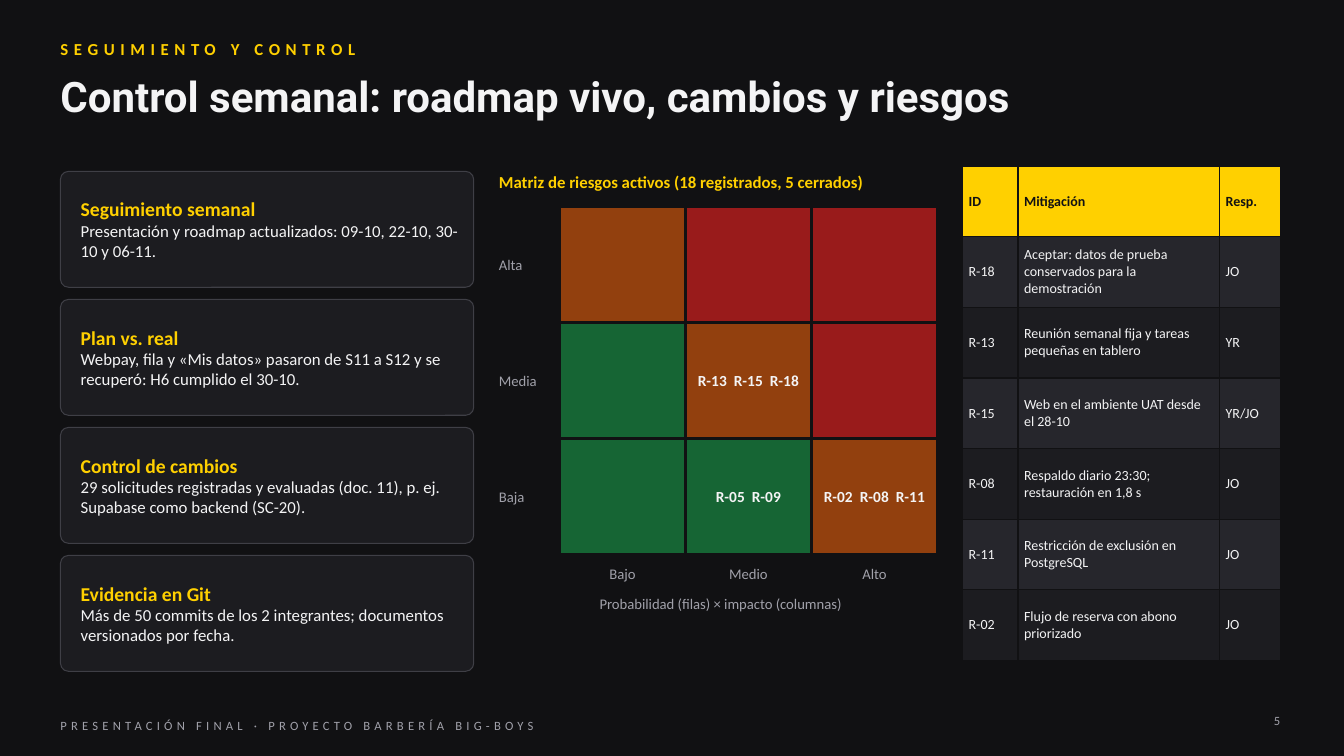
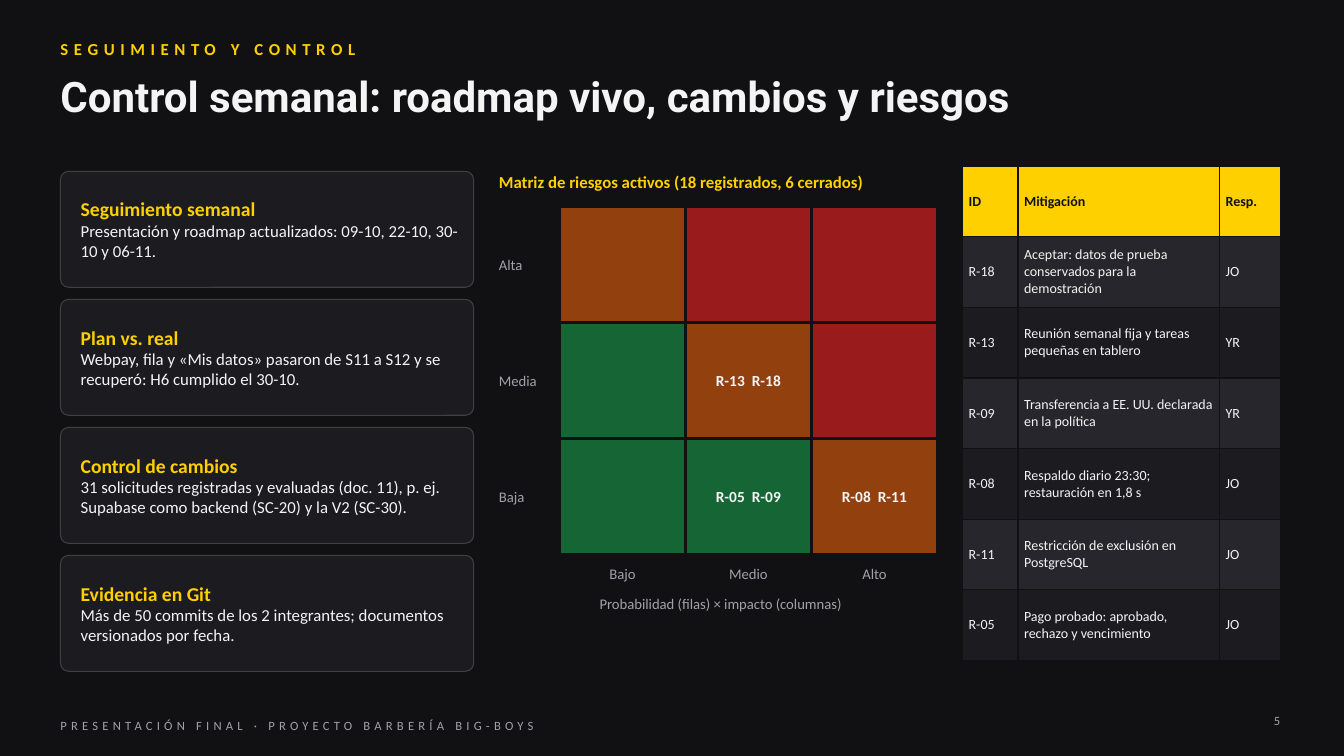
Before and after one commit to Yerko-Rosales/Proyecto_Barberia, a slide deck: slide 5 of Fase 3/Evidencias Grupales/Presentación Final del proyecto (Español).pptx. Drawn at 1344x756 pixels with LibreOffice and Linux fonts; fonts in the diff are those of the drawing. Boxes give left, top, right and bottom in pixels: in the first picture for what was removed or moved away, otherwise in the second. Text is boxed around its words. In the diff, an @@ line names an element or a change of style, - is before the commit and + after.

Commit message:
Cierre de pruebas (10-11-2026): Ciclo 1, Ciclo 2, UAT, Acta e Informe de Cierre
- Pruebas_UAT_10-11-2026: resultados de los 77 casos funcionales (51 aprobados, 26 diferidos a la V2),
  11 no funcionales (10 aprobados) y 6 escenarios UAT (6 aprobados), registro de 17 defectos, scripts y capturas.
- Documento 18 v1.5: resumen por ciclo, Tabla 20 (defectos) y Tabla 21 (resultado por caso).
- Documento 11 v1.5: SC-30 (casos diferidos a la V2) y SC-31 (UAT ejecutada por el equipo).
- Documento 15 v1.8: R-02 y R-15 cerrados (18 riesgos, 12 activos). Documento 00 v2.4 y README.
- Documento 13 v1.0 (Acta de Cierre) y documento 14 v1.0 (Informe de Cierre y Lecciones Aprendidas).
- Presentación final actualizada con los resultados del cierre.

```diff
--- a/Fase 3/Evidencias Grupales/Presentación Final del proyecto (Español).pptx
+++ b/Fase 3/Evidencias Grupales/Presentación Final del proyecto (Español).pptx
@@ text at (x1=499, y1=175, x2=863, y2=191): text changed @@
-Matriz de riesgos activos (18 registrados, 5 cerrados)
+Matriz de riesgos activos (18 registrados, 6 cerrados)
@@ table at (x1=963, y1=166, x2=1280, y2=645) @@
-row 4: R-15 | Web en el ambiente UAT desde el 28-10 | YR/JO
+row 4: R-09 | Transferencia a EE. UU. declarada en la política | YR
-row 7, column 1: R-02
+row 7, column 1: R-05
-row 7, column 2: Flujo de reserva con abono priorizado
+row 7, column 2: Pago probado: aprobado, rechazo y vencimiento
@@ text at (x1=716, y1=375, x2=781, y2=386): text changed @@
-R-13 R-15 R-18
+R-13 R-18
@@ text at (x1=81, y1=481, x2=440, y2=516): text changed @@
-29 solicitudes registradas y evaluadas (doc. 11), p. ej. Supabase como backend (SC-20).
+31 solicitudes registradas y evaluadas (doc. 11), p. ej. Supabase como backend (SC-20) y la V2 (SC-30).
@@ text at (x1=842, y1=491, x2=907, y2=502): text changed @@
-R-02 R-08 R-11
+R-08 R-11
```
Also in this commit, not shown: 7 other slides changed, 31 other files.
